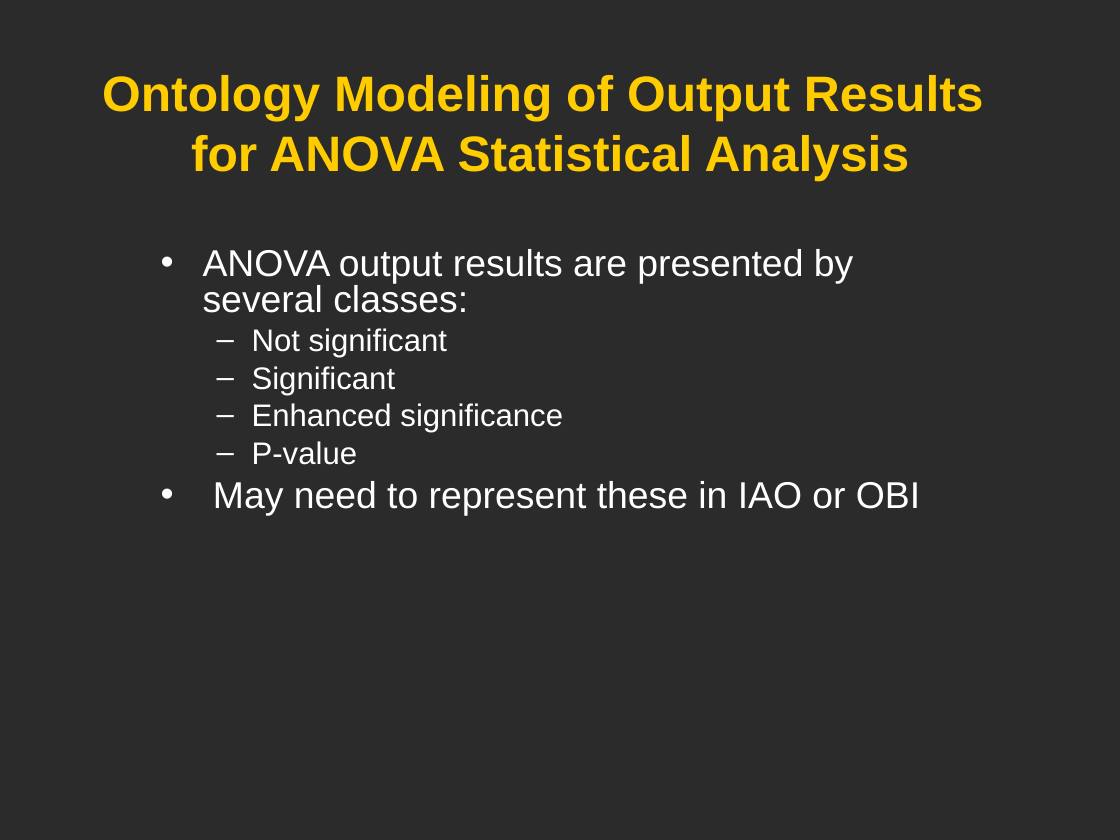
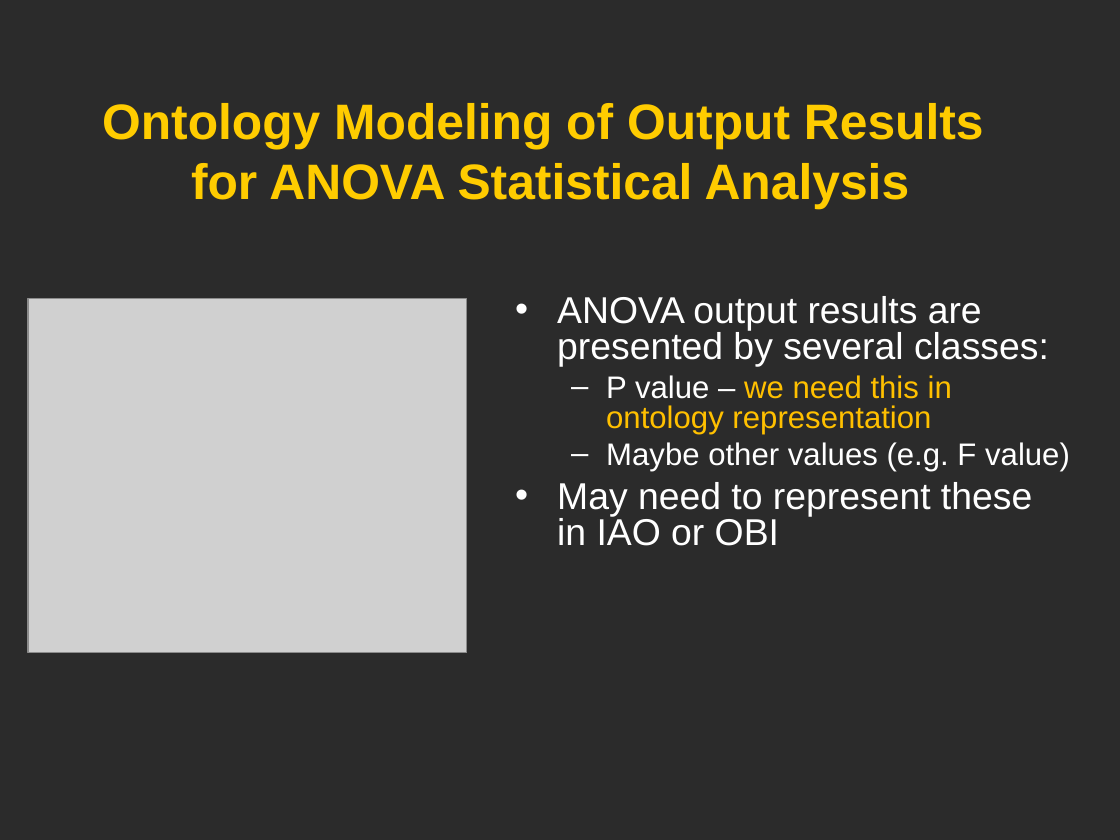
Before and after one commit to obi-ontology/obi-legacy-svn, a slide deck: slide 17 of trunk/docs/developer/use cases/Vaccine_usercase_Vancouver2010.ppt. Drawn at 1120x840 pixels with LibreOffice and Linux fonts; fonts in the diff are those of the drawing; grey boxes stand for pictures; background and template pictures are left out; a plain dark background stands for a picture behind light text. Boxes give left, top, right and bottom in pixels: in the first picture for what was removed or moved away, otherwise in the second. Text is boxed around its words. In the diff, an @@ line names an element or a change of style, - is before the commit and + after.

```diff
--- a/trunk/docs/developer/use cases/Vaccine_usercase_Vancouver2010.ppt
+++ b/trunk/docs/developer/use cases/Vaccine_usercase_Vancouver2010.ppt
@@ title "Ontology Modeling of Output Results ...": place and size @@
-title "Ontology Modeling of Output Results ..." at bbox=[102, 75, 984, 181]
+title "Ontology Modeling of Output Results ..." at bbox=[102, 103, 984, 209]
@@ picture added at bbox=[28, 299, 467, 653] @@
@@ text "ANOVA output results are presented ...": place and size @@
-text "ANOVA output results are presented ..." at bbox=[203, 249, 920, 516]
+text "ANOVA output results are presented ..." at bbox=[557, 296, 1070, 546]
@@ text at bbox=[606, 375, 1070, 472]: text changed @@
-  – Not significant
-  – Significant
-  – Enhanced significance
-  – P-value
+  – P value – we need this in ontology representation
+  – Maybe other values (e.g. F value)
```
Also in this commit, not shown: 3 other slides changed.
